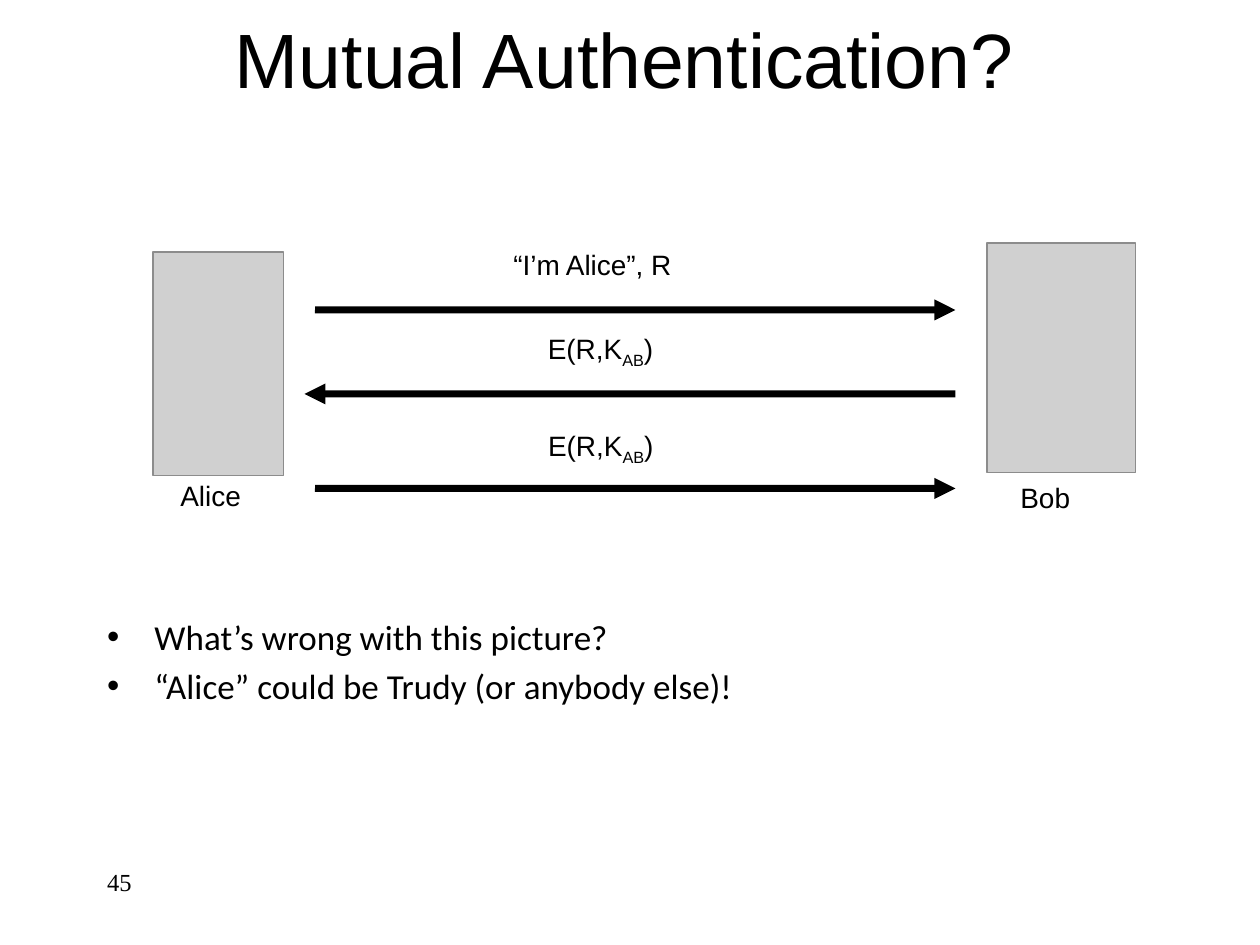
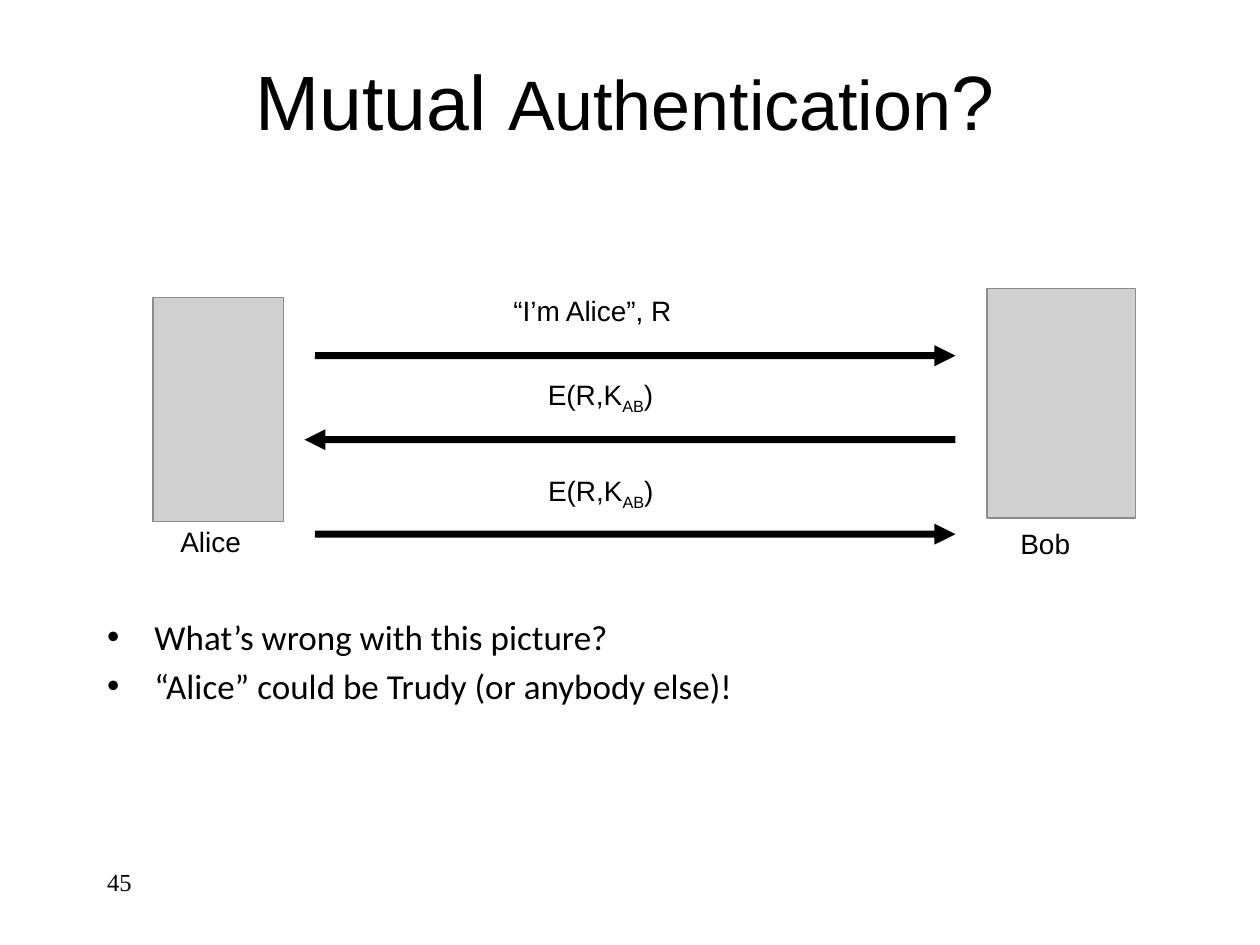
Before and after one commit to jlmucb/class_notes, a slide deck: slide 45 of BerkeleyClass/CS290Spring2013/Lectures/Cryptoclass9.pptx. Drawn at 1260x945 pixels with LibreOffice and Linux fonts; fonts in the diff are those of the drawing; grey boxes stand for pictures. Boxes give left, top, right and bottom in pixels: in the first picture for what was removed or moved away, otherwise in the second. Text is boxed around its words. In the diff, an @@ line names an element or a change of style, - is before the commit and + after.

Commit message:
FOrmatting

```diff
--- a/BerkeleyClass/CS290Spring2013/Lectures/Cryptoclass9.pptx
+++ b/BerkeleyClass/CS290Spring2013/Lectures/Cryptoclass9.pptx
@@ title "Mutual Authentication?": place and size @@
-title "Mutual Authentication?" at (235,32,1013,89)
+title "Mutual Authentication?" at (255,74,951,131)
@@ title "Mutual Authentication?" at (255,74,951,131): size 44 to 40 pt in "Authentication?" @@
@@ 5 texts, 3 arrows, 2 pictures: place and size @@
-5 texts, 3 arrows, 2 pictures at (154,243,1135,509)
+5 texts, 3 arrows, 2 pictures at (154,289,1135,555)
```
Also in this commit, not shown: 28 other slides changed.
